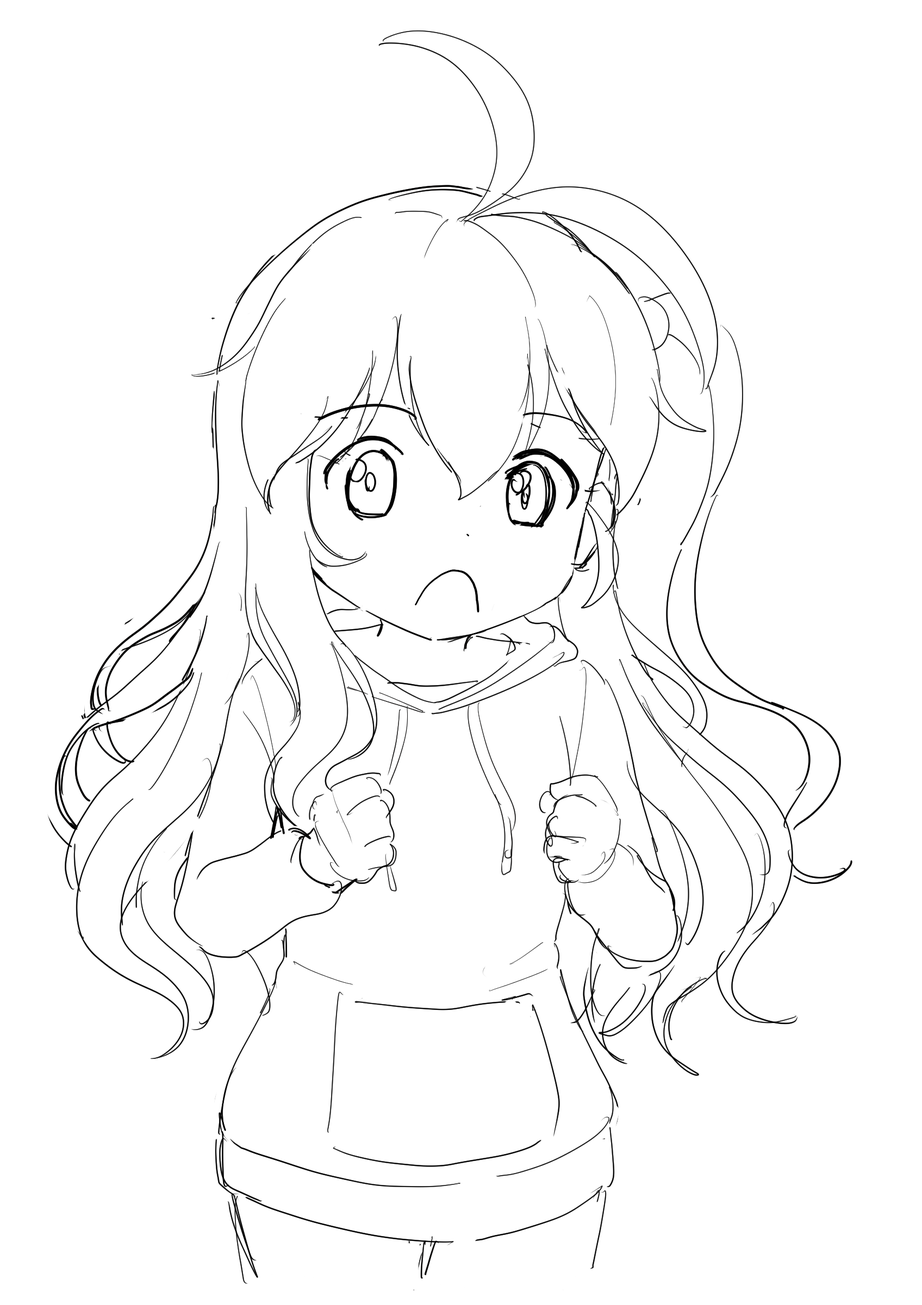
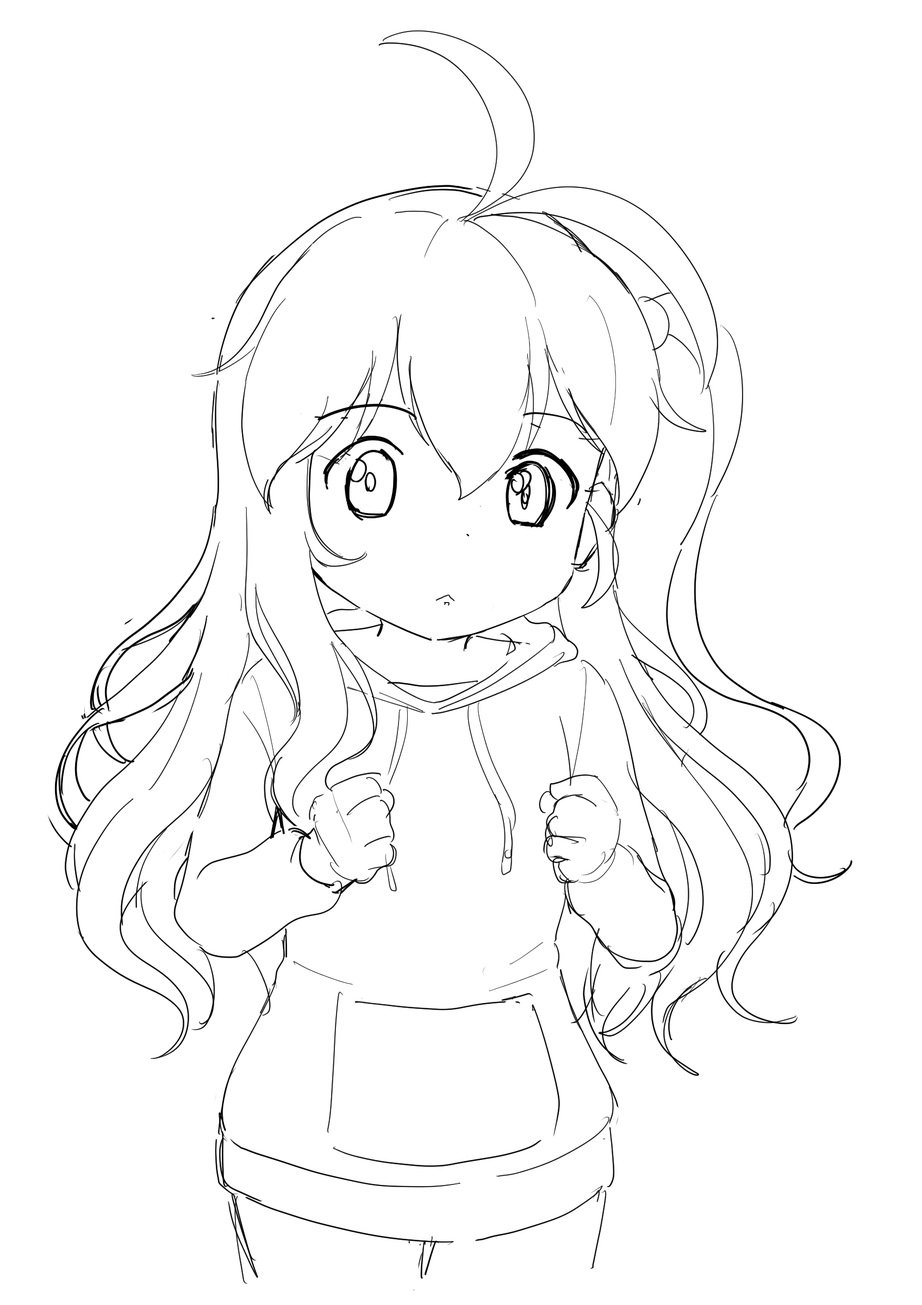
Two versions of the same layered image (922px x 1305px). Layer-by-layer changes:
added layer "삐죽" in group "입_s" over 435, 594, 455, 607
hid ":(" over 414, 569, 480, 614
